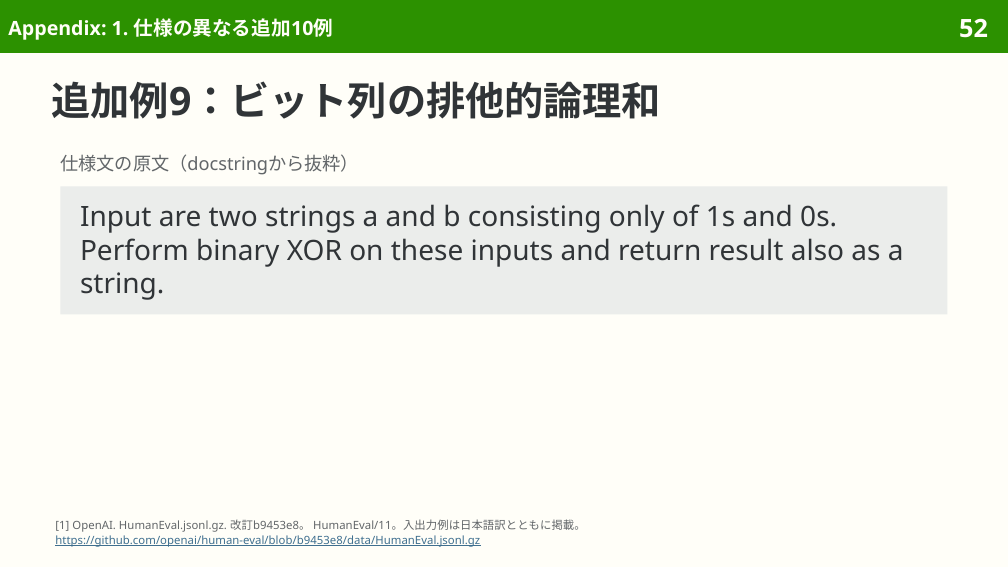
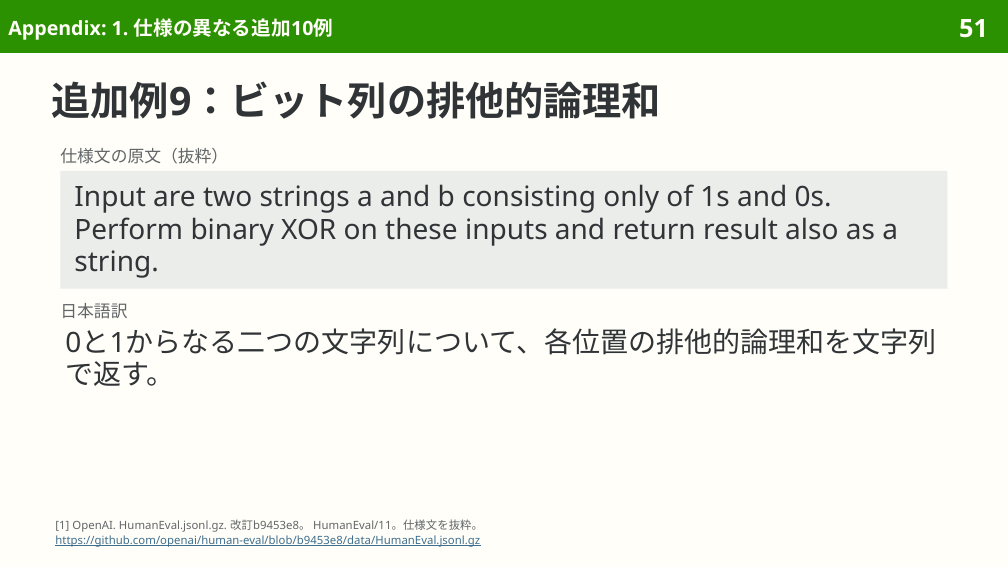
Before and after one commit to sasakiy84/datasets-in-10-minutes, a slide deck: slide 51 of slides/datasets-in-10-minutes-humaneval.pptx (slide 52 before the commit). Drawn at 1008x567 pixels with LibreOffice and Linux fonts; fonts in the diff are those of the drawing. Boxes give left, top, right and bottom in pixels: in the first picture for what was removed or moved away, otherwise in the second. Text is boxed around its words. In the diff, an @@ line names an element or a change of style, - is before the commit and + after.

Commit message:
slides(humaneval): refine Japanese wording and pair translations

```diff
--- a/slides/datasets-in-10-minutes-humaneval.pptx
+++ b/slides/datasets-in-10-minutes-humaneval.pptx
@@ page number at (959, 19, 988, 38): text changed @@
-52
+51
@@ text at (60, 148, 228, 164): text changed; size 13 to 12 pt @@
-仕様文の原文（docstringから抜粋）
+仕様文の原文（抜粋）
@@ rectangle "Input are two strings a ...": place and size @@
-rectangle "Input are two strings a ..." at (60, 186, 948, 314)
+rectangle "Input are two strings a ..." at (60, 170, 948, 288)
@@ rectangle "Input are two strings a ..." at (60, 170, 948, 288): line spacing 23.8pt to 23.4pt; vertical alignment middle to top @@
@@ text added at (60, 303, 127, 319), 12 pt, text #626669 @@
+日本語訳
@@ text added at (65, 328, 936, 386), 20 pt, text #303437 @@
+0と1からなる二つの文字列について、各位置の排他的論理和を文字列で返す。
@@ text at (55, 519, 483, 532): text changed @@
-[1] OpenAI. HumanEval.jsonl.gz. 改訂b9453e8。 HumanEval/11。入出力例は日本語訳とともに掲載。
+[1] OpenAI. HumanEval.jsonl.gz. 改訂b9453e8。 HumanEval/11。仕様文を抜粋。
```
Also in this commit, not shown: 28 other slides changed, 1 slide removed, 4 other files.
